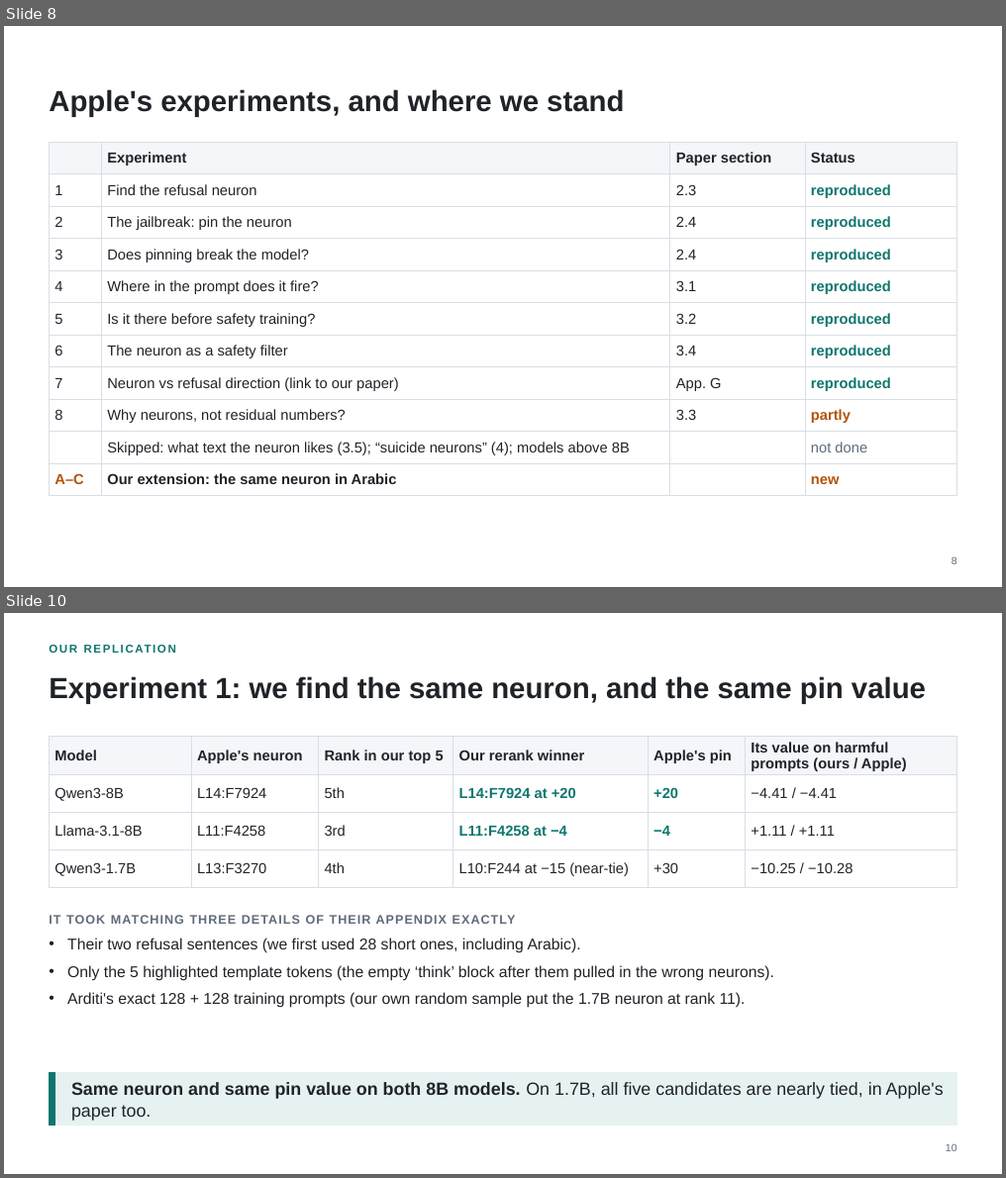
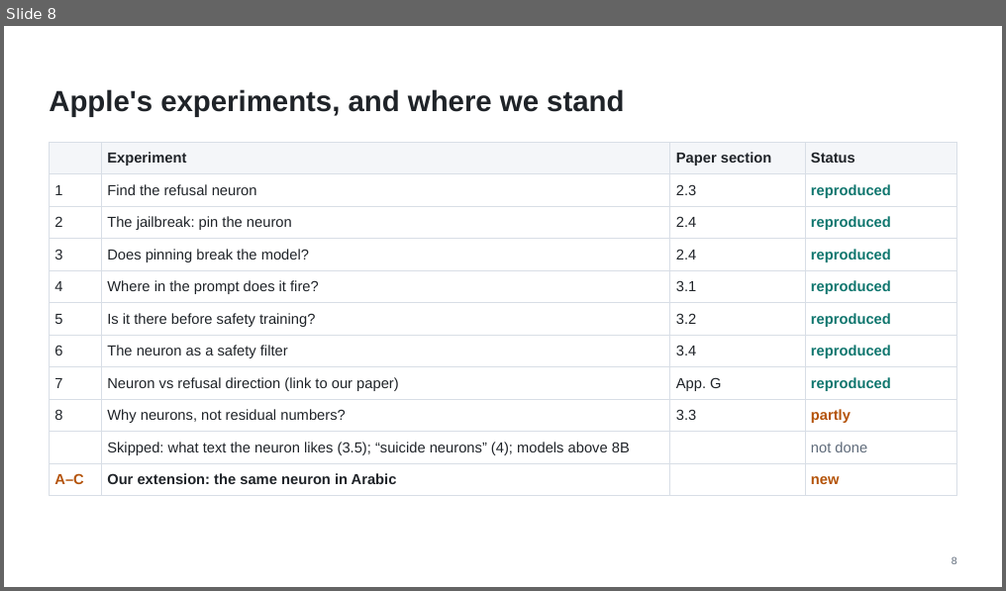
Before and after one commit to fjoad/refusal-neurons, a slide deck: slides/refusal_neurons_update.pptx. Shown one above the other, each under a label of ours: slides 8 and 10 before the commit, slide 8 after it; the slides between them are not shown. The pictures are 1006x1178 and 1006x591 pixels, drawn with LibreOffice and Linux fonts; fonts in the diff are those of the drawing. Boxes give left, top, right and bottom in pixels: in the first picture for what was removed or moved away, otherwise in the second. Text is boxed around its words. In the diff, an @@ line names an element or a change of style, - is before the commit and + after.

```diff
--- a/slides/refusal_neurons_update.pptx
+++ b/slides/refusal_neurons_update.pptx
@@ slide 10 removed at box(4, 613, 1002, 1174), background #FFFFFF @@
@@ text removed at box(49, 637, 648, 660) @@
-OUR REPLICATION
@@ text removed at box(49, 676, 926, 704) @@
-Experiment 1: we find the same neuron, and the same pin value
@@ table removed at box(49, 737, 957, 880), 4 rows, 6 columns @@
-Model | Apple's neuron | Rank in our top 5 | Our rerank winner | Apple's pin | Its value on harmful prompts (ours / Apple)
-Qwen3-8B | L14:F7924 | 5th | L14:F7924 at +20 | +20 | −4.41 / −4.41
-Llama-3.1-8B | L11:F4258 | 3rd | L11:F4258 at −4 | −4 | +1.11 / +1.11
-Qwen3-1.7B | L13:F3270 | 4th | L10:F244 at −15 (near-tie) | +30 | −10.25 / −10.28
@@ text removed at box(49, 915, 516, 924) @@
-IT TOOK MATCHING THREE DETAILS OF THEIR APPENDIX EXACTLY
@@ text removed at box(67, 938, 774, 1008) @@
-• Their two refusal sentences (we first used 28 short ones, including Arabic).
-• Only the 5 highlighted template tokens (the empty ‘think’ block after them pulled in the wrong neurons).
-• Arditi's exact 128 + 128 training prompts (our own random sample put the 1.7B neuron at rank 11).
@@ rectangle removed at box(49, 1073, 957, 1126) @@
@@ rectangle removed at box(49, 1073, 54, 1126) @@
@@ text removed at box(71, 1082, 944, 1121) @@
-Same neuron and same pin value on both 8B models. On 1.7B, all five candidates are nearly tied, in Apple's paper too.
@@ text removed at box(945, 1144, 957, 1152) @@
-10
```
Also in this commit, not shown: 15 slides changed, 4 slides added, 1 other slide removed, 3 other files.
